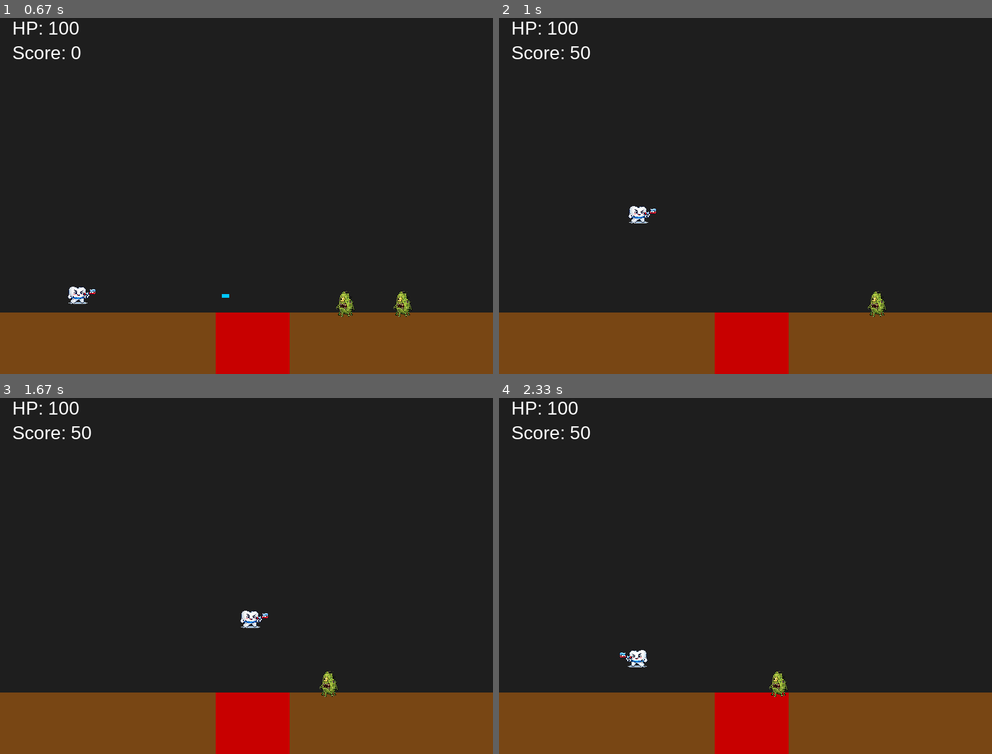
Above: before the commit, frames 1-4 (two rows, left to right).
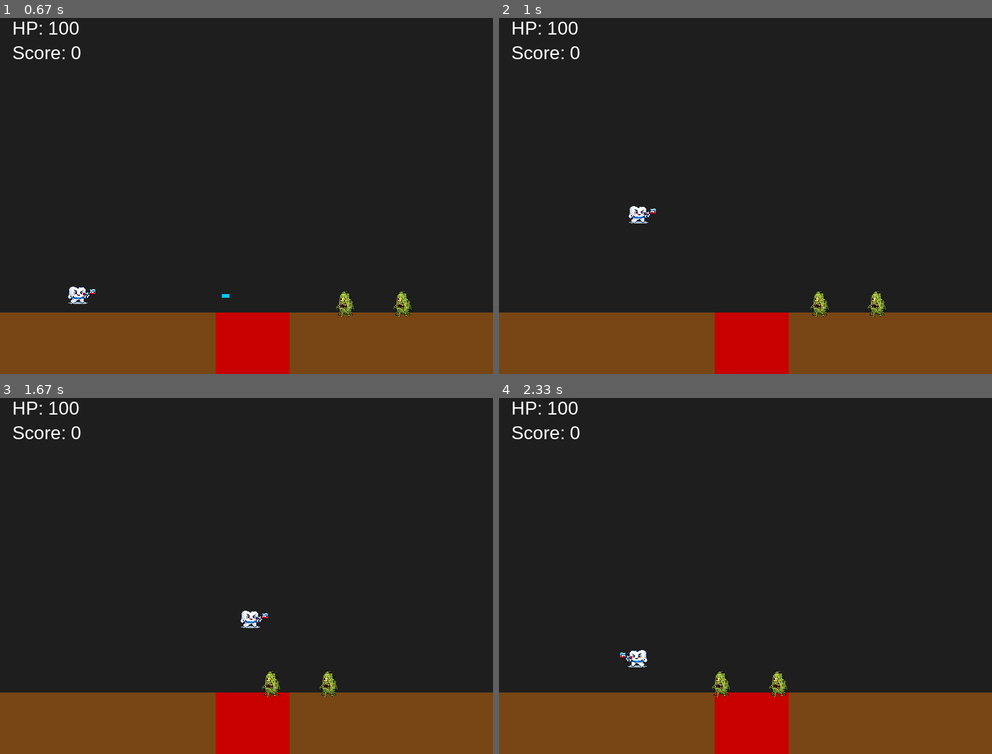
Above: after the commit, the same moments.

Repository: simcha-art/game_tooth_vs_bacteria
Game: pygame game, started from app.py
Same seed, same stepped clock (60 frames per second), same inputs: the game is played once before the commit and once after it.
Inputs:
- Up to frame 1 (0.67 s): tap F at 0.33 s
- Up to frame 2 (1 s): hold Right from 0.67 s (still down); tap Space at 0.73 s
- Up to frame 3 (1.67 s): tap Space at 1.03, 1.23, 1.53 s; release Right at 1.13 s; hold Right 1.17-1.63 s
- Up to frame 4 (2.33 s): hold Left 1.67-2.2 s; tap Space at 1.73, 2.03, 2.3 s; hold Left from 2.23 s (still down)

Frame 1 is identical in both runs. In frame 2, 0.2% of the frame differs, in the area x 14-67%, y 7-84%; in frame 3, 0.2%; in frame 4, 0.2%.

Commit message:
add range to bullets

Diff:
--- a/app.py
+++ b/app.py
@@ -57,7 +57,10 @@
         for b in bacteria:
             b.move()
         for bullet in bullets:
-            bullet.move()
+            if bullet.out_of_range():
+                bullets.remove(bullet)
+            else:
+                bullet.move()
 
         # פגיעות קליעים בחיידקים
         for bullet in bullets[:]:
--- a/bullets.py
+++ b/bullets.py
@@ -5,14 +5,19 @@
 class Bullet:
     def __init__(self, x, y):
         self.rect = pygame.Rect(x, y, 12, 6)
+        self.start_point = x
+        self.range = 200
         self.speed = 10
         self.facing_right = True
 
     def move(self):
         if player.facing_right:
-            self.rect.x += self.speed
+                self.rect.x += self.speed
         else:
-            self.rect.x -= self.speed
+                self.rect.x -= self.speed
+
+    def out_of_range(self):
+        return abs(self.rect.x - self.start_point) > self.range
 
     def draw(self, offset_x):
         pygame.draw.rect(screen, (0, 200, 255), (self.rect.x - offset_x, self.rect.y, self.rect.width, self.rect.height))
